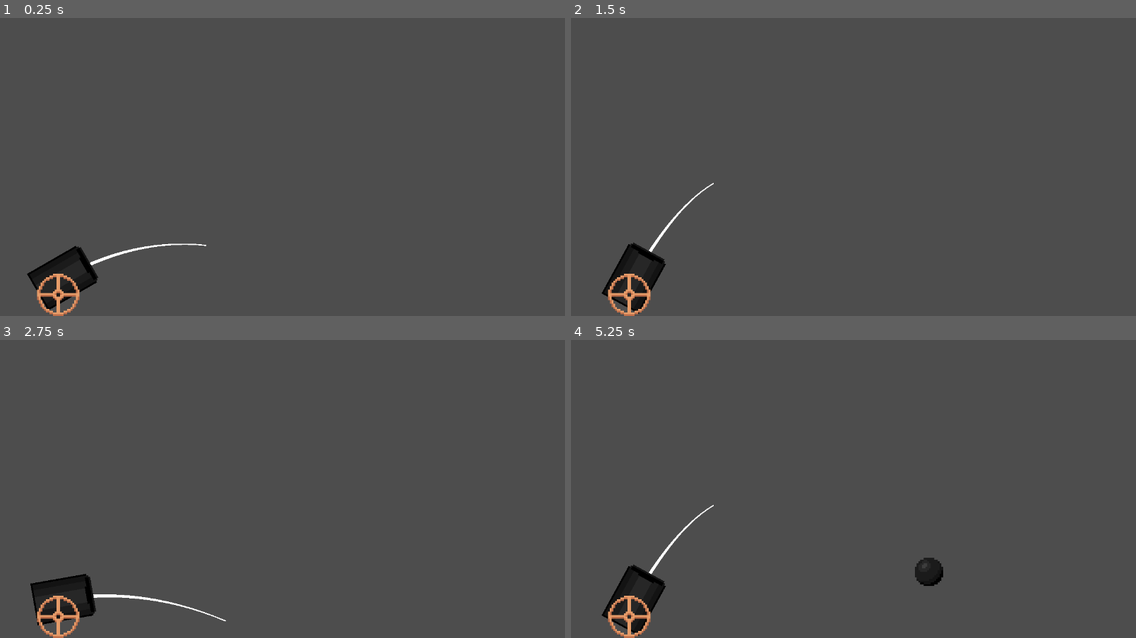
Above: before the commit, frames 1-4 (two rows, left to right).
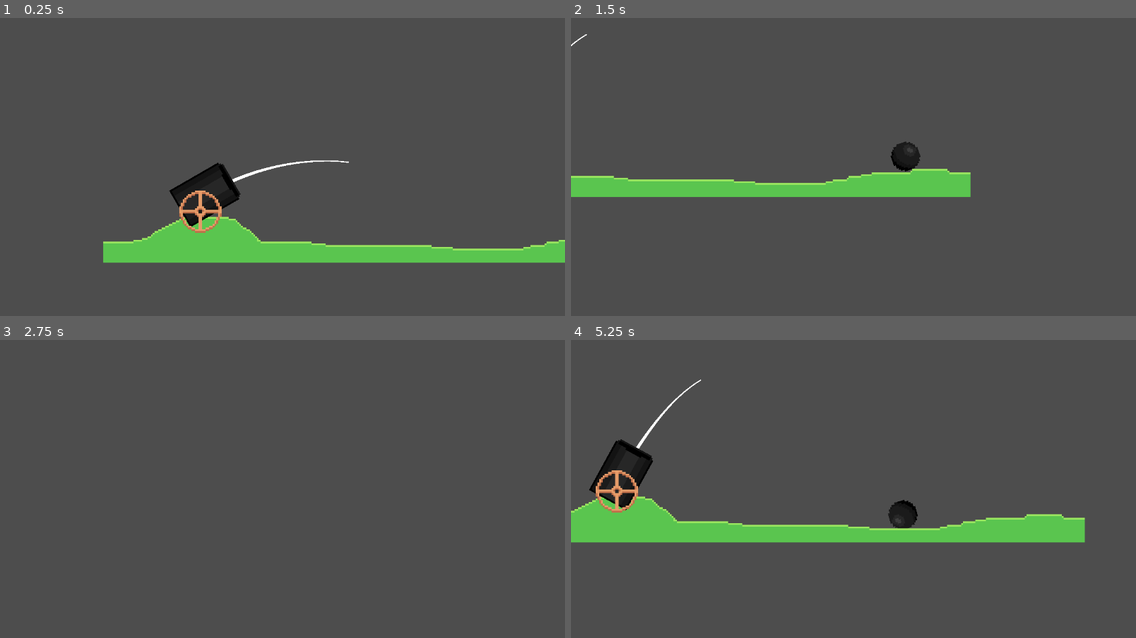
Above: after the commit, the same moments.

Repository: SpicyTime/Newtons-Shot
Game: Godot game, scene res://Main/main.tscn
Two runs of this game, one before a commit and one after it. Both use one fixed random seed, a clock stepped at 60 frames per second and the inputs below.
Inputs:
- Up to frame 1 (0.25 s): no input
- Up to frame 2 (1.5 s): hold D (rotate_right) 0.53-1.28 s; tap Space (shoot) at 0.6, 1.35 s; hold A (rotate_left) from 1.28 s (still down)
- Up to frame 3 (2.75 s): release A (rotate_left) at 2.03 s; hold D (rotate_right) from 2.03 s (still down); tap Space (shoot) at 2.1 s
- Up to frame 4 (5.25 s): tap Space (shoot) every 0.75 s from 2.85 to 5.1 s; tap Enter at 3.5 s; release D (rotate_right) at 3.53 s; hold A (rotate_left) from 3.53 s (still down); tap R (reload, bound only after the commit) at 4.15 s

The runs differ from the first frame. In frame 1, 9.9% of the frame differs, in the area x 4-100%, y 47-100%; in frame 2, 6.8%; in frame 3, 1.8%; in frame 4, 11%, in the area x 0-91%, y 13-100%.

Commit message:
Gave the subpixel camera the ability to move and follow nodes and set up some basic terrain

Diff:
--- a/Game/Autoloads/signal_bus.gd
+++ b/Game/Autoloads/signal_bus.gd
@@ -1,3 +1,5 @@
 extends Node
+# Game
+signal game_reset
 # Cannon
 signal cannon_fired(rotation, force)
--- a/Game/Cannon/cannon.gd
+++ b/Game/Cannon/cannon.gd
@@ -21,11 +21,10 @@
 
 
 func _handle_input() -> void:
+
 	rotating_left = Input.is_action_pressed("rotate_left")
 	rotating_right = Input.is_action_pressed("rotate_right")
 	shot = Input.is_action_just_pressed("shoot")
-	if Input.is_key_pressed(KEY_R):
-		get_tree().reload_current_scene()
 
 
 func _rotate_cannon(delta: float) -> void:
--- /dev/null
+++ b/Game/game.gd
@@ -0,0 +1,14 @@
+extends Node2D
+
+func _ready() -> void:
+	var subpixel_camera: SubpixelCamera = find_child("SubpixelCamera")
+	var player: RigidBody2D = find_child("Player")
+	subpixel_camera.follow_node(player)
+
+
+func _process(delta: float) -> void:
+	if Input.is_action_just_pressed("reload"):
+		SignalBus.game_reset.emit()
+		for child in get_children(true):
+			if child.has_method("reset"):
+				child.reset()
--- a/Game/game.tscn
+++ b/Game/game.tscn
@@ -1,27 +1,33 @@
-[gd_scene load_steps=8 format=3 uid="uid://ccq6vwwjgxhu1"]
+[gd_scene load_steps=10 format=3 uid="uid://ccq6vwwjgxhu1"]
 
 [ext_resource type="Texture2D" uid="uid://b5imera2n8p7t" path="res://Game/Cannon/Cannon.png" id="1_1r4le"]
 [ext_resource type="Script" uid="uid://cqmb26ea2xdvj" path="res://Game/Cannon/cannon.gd" id="1_7raqb"]
+[ext_resource type="Script" uid="uid://clqkvk6q6fppx" path="res://Game/game.gd" id="1_buohc"]
 [ext_resource type="PackedScene" uid="uid://dbgk0ks74rlnx" path="res://Game/subpixel_camera.tscn" id="1_qmv3x"]
 [ext_resource type="Texture2D" uid="uid://ba1nur4ixrkb" path="res://Game/Cannon/Cannon-Wheel.png" id="2_7raqb"]
 [ext_resource type="PackedScene" uid="uid://c7osr3mdl1g5f" path="res://Player/player.tscn" id="4_jcm6v"]
 [ext_resource type="PackedScene" uid="uid://bngdqqkq0tpl5" path="res://Game/Cannon/trajectory_line.tscn" id="5_fwxkx"]
+[ext_resource type="PackedScene" uid="uid://gotgmedflc2f" path="res://Terrain System/terrain.tscn" id="7_oomkl"]
 
 [sub_resource type="Curve" id="Curve_fwxkx"]
 _data = [Vector2(0, 1), 0.0, 0.0, 0, 0, Vector2(1, 0.315175), 0.0, 0.0, 0, 0]
 point_count = 2
 
 [node name="Game" type="Node2D"]
+script = ExtResource("1_buohc")
 
 [node name="SubpixelCamera" parent="." instance=ExtResource("1_qmv3x")]
 smoothing_enabled = true
 
 [node name="Player" parent="." instance=ExtResource("4_jcm6v")]
-position = Vector2(-118, 64)
+position = Vector2(-97, 50)
 gravity_scale = 1.0
 
+[node name="Terrain" parent="." instance=ExtResource("7_oomkl")]
+position = Vector2(0, 74)
+
 [node name="Cannon" type="Node2D" parent="."]
-position = Vector2(-124, 68)
+position = Vector2(-102, 51)
 script = ExtResource("1_7raqb")
 shot_force = 400
 max_points = 15
--- a/Game/subpixel_camera.gd
+++ b/Game/subpixel_camera.gd
@@ -4,8 +4,11 @@
 @export var snap_to_pixels: bool = true
 @export var smoothing_enabled: bool = false
 @export var smoothing_speed: float = 5.0
+var cancel_follow: bool = false
+var original_position: Vector2 = Vector2.ZERO
 
 func _ready() -> void:
+	original_position = global_position
 	position_smoothing_enabled = smoothing_enabled
 	if position_smoothing_enabled:
 		position_smoothing_speed = smoothing_speed
@@ -13,23 +16,52 @@
 	#move_to(Vector2(100, 100), 10.0)
 	#lerp_to(Vector2(100, 100), 0.01)
 
+
 func _process(delta: float) -> void:
 	if snap_to_pixels:
 		var snapped: Vector2 = (global_position * pixels_per_unit).round()
 		global_position = snapped
 
 
-# Asynchornously linearly moves the subpixel camera to the target position at a desired speed
-func move_to(target_position: Vector2 = Vector2.ZERO, camera_speed: float = 10.0) -> void:
-	while target_position.distance_to(global_position) > 1:
-		print(target_position.distance_to(global_position))
-		global_position += global_position.direction_to(target_position) * camera_speed
+func follow_node(node: Node2D, offset: Vector2 = Vector2.ZERO, should_lerp: bool = false) -> void:
+	var position_reached: bool = false
+	while not cancel_follow:
+		var target_position: Vector2 = node.global_position + offset
+		# If the position has not been reached we move the camera, either learping or not
+		if not position_reached:
+			if not should_lerp:
+				move_to(target_position)
+			else:
+				lerp_to(target_position)
+		# Checks if the target position has been reached and sets the boolean accordingly
+		if global_position == target_position:
+			position_reached = true
+		else:
+			position_reached = false
 
 		await get_tree().process_frame
-	global_position = target_position
+# Asynchornously linearly moves the subpixel camera to the target position at a desired speed
+func move_to(target_position: Vector2 = Vector2.ZERO, camera_speed: float = 10.0, asynchornously: bool = false) -> void:
+	if asynchornously:
+		while target_position.distance_to(global_position) > 1:
+			print(target_position.distance_to(global_position))
+			global_position += global_position.direction_to(target_position) * camera_speed
 
+			await get_tree().process_frame
+		global_position = target_position
+	else:
+		if target_position.distance_to(global_position) > 5:
+			global_position += global_position.direction_to(target_position) * camera_speed
+		else:
+			global_position = target_position
 
-func lerp_to(target_position: Vector2 = Vector2.ZERO, lerp_weight: float = 0.5) -> void:
-	while target_position.distance_to(global_position) > 1:
-		global_position = global_position.lerp(target_position, lerp_weight)
-		await get_tree().process_frame
+func lerp_to(target_position: Vector2 = Vector2.ZERO, lerp_weight: float = 0.01, asynchornously: bool = false) -> void:
+	if asynchornously:
+		while target_position.distance_to(global_position) > 1:
+			global_position = global_position.lerp(target_position, lerp_weight)
+			await get_tree().process_frame
+	else:
+		pass
+
+func reset() -> void:
+	global_position = original_position
--- a/Player/player.gd
+++ b/Player/player.gd
@@ -1,7 +1,9 @@
 extends RigidBody2D
 var is_in_cannon: bool = true
+var original_position: Vector2 = Vector2.ZERO
 
 func _ready() -> void:
+	original_position = global_position
 	SignalBus.cannon_fired.connect(_on_cannon_fired)
 
 
@@ -9,9 +11,14 @@
 	if is_in_cannon:
 		freeze = false
 		linear_velocity = direction * force
+		is_in_cannon = false
 
-
+func reset() -> void:
+	position = original_position
+	global_position = original_position
+	freeze = true
+	linear_velocity = Vector2.ZERO
+	is_in_cannon = true
 func _on_cannon_fired(cannon_rotation: float, force: float) -> void:
 	var shot_direction = Vector2(cos(cannon_rotation), sin(cannon_rotation) )
-	print(shot_direction )
 	apply_cannon_force(shot_direction, force)
--- /dev/null
+++ b/Terrain System/Starting Piece/starting_terrain.tscn
@@ -0,0 +1,12 @@
+[gd_scene load_steps=3 format=3 uid="uid://qvop20hpx88n"]
+
+[ext_resource type="PackedScene" uid="uid://bregov0ink04c" path="res://Terrain System/base_terrain_piece.tscn" id="1_tqah3"]
+[ext_resource type="Texture2D" uid="uid://80eqjpgwwlp8" path="res://Terrain System/Starting Piece/StartingGroundPiece.png" id="2_st16e"]
+
+[node name="StartingTerrain" instance=ExtResource("1_tqah3")]
+
+[node name="Sprite2D" parent="." index="0"]
+texture = ExtResource("2_st16e")
+
+[node name="CollisionPolygon2D" type="CollisionPolygon2D" parent="." index="1"]
+polygon = PackedVector2Array(-115, -10, -115, -9, -117, -9, -117, -8, -119, -8, -119, -7, -121, -7, -121, -6, -123, -6, -123, -5, -125, -5, -125, -4, -127, -4, -127, -3, -129, -3, -129, -2, -131, -2, -131, -1, -132, -1, -132, 0, -133, 0, -133, 1, -135, 1, -135, 2, -138, 2, -138, 3, -143, 3, -143, 4, -160, 4, -160, 16, 160, 16, 160, 2, 148, 2, 148, 1, 147, 1, 147, 0, 127, 0, 127, 1, 126, 1, 126, 2, 104, 2, 104, 3, 98, 3, 98, 4, 91, 4, 91, 5, 90, 5, 90, 6, 82, 6, 82, 7, 78, 7, 78, 8, 38, 8, 38, 7, 26, 7, 26, 6, -34, 6, -34, 5, -42, 5, -42, 4, -71, 4, -71, 3, -72, 3, -72, 2, -73, 2, -73, 1, -74, 1, -74, 0, -75, 0, -75, -1, -76, -1, -76, -2, -77, -2, -77, -3, -79, -3, -79, -4, -81, -4, -81, -5, -82, -5, -82, -6, -83, -6, -83, -7, -84, -7, -84, -8, -85, -8, -85, -9, -89, -9, -89, -10)
--- /dev/null
+++ b/Terrain System/Terrain Pieces/t_1.tscn
@@ -0,0 +1,12 @@
+[gd_scene load_steps=3 format=3 uid="uid://die5xfxk6qwbs"]
+
+[ext_resource type="PackedScene" uid="uid://bregov0ink04c" path="res://Terrain System/base_terrain_piece.tscn" id="1_ol6mo"]
+[ext_resource type="Texture2D" uid="uid://csiw7ch6318xu" path="res://Terrain System/Textures/GroundPiece1.png" id="2_avcik"]
+
+[node name="T1" instance=ExtResource("1_ol6mo")]
+
+[node name="Sprite2D" parent="." index="0"]
+texture = ExtResource("2_avcik")
+
+[node name="CollisionPolygon2D" type="CollisionPolygon2D" parent="." index="1"]
+polygon = PackedVector2Array(59, -4, 59, -3, 54, -3, 54, -2, 45, -2, 45, -1, 42, -1, 42, 0, 37, 0, 37, 1, 32, 1, 32, 2, 27, 2, 27, 3, 26, 3, 26, 4, 5, 4, 5, 5, -2, 5, -2, 6, -14, 6, -14, 7, -20, 7, -20, 8, -55, 8, -55, 7, -60, 7, -60, 6, -86, 6, -86, 5, -96, 5, -96, 4, -118, 4, -118, 3, -125, 3, -125, 2, -160, 2, -160, 16, 160, 16, 160, 2, 136, 2, 136, 1, 127, 1, 127, 0, 118, 0, 118, -1, 112, -1, 112, -2, 108, -2, 108, -3, 94, -3, 94, -4)
--- /dev/null
+++ b/Terrain System/Terrain Pieces/t_2.tscn
@@ -0,0 +1,12 @@
+[gd_scene load_steps=3 format=3 uid="uid://dj61hr4nslhch"]
+
+[ext_resource type="PackedScene" uid="uid://bregov0ink04c" path="res://Terrain System/base_terrain_piece.tscn" id="1_y6yqd"]
+[ext_resource type="Texture2D" uid="uid://dvfu8mbtfwxuc" path="res://Terrain System/Textures/GroundPiece2.png" id="2_lqybi"]
+
+[node name="T2" instance=ExtResource("1_y6yqd")]
+
+[node name="Sprite2D" parent="." index="0"]
+texture = ExtResource("2_lqybi")
+
+[node name="CollisionPolygon2D" type="CollisionPolygon2D" parent="." index="1"]
+polygon = PackedVector2Array(-71, -4, -71, -3, -84, -3, -84, -2, -126, -2, -126, -1, -134, -1, -134, 0, -140, 0, -140, 1, -148, 1, -148, 2, -160, 2, -160, 16, 160, 16, 160, 2, 157, 2, 157, 3, 154, 3, 154, 4, 146, 4, 146, 5, 140, 5, 140, 6, 134, 6, 134, 7, 130, 7, 130, 8, 96, 8, 96, 7, 89, 7, 89, 6, 82, 6, 82, 5, 75, 5, 75, 4, 28, 4, 28, 3, 16, 3, 16, 2, 2, 2, 2, 1, -3, 1, -3, 0, -14, 0, -14, -1, -21, -1, -21, -2, -28, -2, -28, -3, -33, -3, -33, -4)
--- /dev/null
+++ b/Terrain System/base_terrain_piece.gd
@@ -0,0 +1,2 @@
+class_name TerrainPiece
+extends StaticBody2D
--- /dev/null
+++ b/Terrain System/base_terrain_piece.tscn
@@ -0,0 +1,8 @@
+[gd_scene load_steps=2 format=3 uid="uid://bregov0ink04c"]
+
+[ext_resource type="Script" uid="uid://bduyejh2k6jw6" path="res://Terrain System/base_terrain_piece.gd" id="1_5caaf"]
+
+[node name="BaseTerrainPiece" type="StaticBody2D"]
+script = ExtResource("1_5caaf")
+
+[node name="Sprite2D" type="Sprite2D" parent="."]
--- /dev/null
+++ b/Terrain System/terrain.gd
@@ -0,0 +1,6 @@
+extends Node2D
+@onready var terrain_piece_1: TerrainPiece = $TerrainPiece1
+@onready var terrain_piece_2: TerrainPiece = $TerrainPiece2
+
+func _ready() -> void:
+	terrain_piece_1.replace_by(preload("res://Terrain System/Starting Piece/starting_terrain.tscn").instantiate())
--- /dev/null
+++ b/Terrain System/terrain.tscn
@@ -0,0 +1,11 @@
+[gd_scene load_steps=3 format=3 uid="uid://gotgmedflc2f"]
+
+[ext_resource type="Script" uid="uid://bkkl56tp660jx" path="res://Terrain System/terrain.gd" id="1_vroio"]
+[ext_resource type="PackedScene" uid="uid://bregov0ink04c" path="res://Terrain System/base_terrain_piece.tscn" id="2_vroio"]
+
+[node name="Terrain" type="Node2D"]
+script = ExtResource("1_vroio")
+
+[node name="TerrainPiece1" parent="." instance=ExtResource("2_vroio")]
+
+[node name="TerrainPiece2" parent="." instance=ExtResource("2_vroio")]
--- a/project.godot
+++ b/project.godot
@@ -53,6 +53,11 @@
 "events": [Object(InputEventKey,"resource_local_to_scene":false,"resource_name":"","device":-1,"window_id":0,"alt_press …(191 unchanged characters)…
 ]
 }
+reload={
+"deadzone": 0.2,
+"events": [Object(InputEventKey,"resource_local_to_scene":false,"resource_name":"","device":-1,"window_id":0,"alt_pressed":false,"shift_pressed":false,"ctrl_pressed":false,"meta_pressed":false,"pressed":false,"keycode":0,"physical_keycode":82,"key_label":0,"unicode":114,"location":0,"echo":false,"script":null)
+]
+}
 
 [rendering]
 
Binary file added: Terrain System/Starting Piece/StartingGroundPiece.png
Not shown, added: Terrain System/Starting Piece/StartingGroundPiece.png.import
Binary file added: Terrain System/Textures/GroundPiece1.png
Not shown, added: Terrain System/Textures/GroundPiece1.png.import
Binary file added: Terrain System/Textures/GroundPiece2.png
Not shown, added: Terrain System/Textures/GroundPiece2.png.import
Binary file added: Terrain System/Textures/GroundPiece3.png
Not shown, added: Terrain System/Textures/GroundPiece3.png.import
Binary file added: Terrain System/Textures/GroundPiece4.png
Not shown, added: Terrain System/Textures/GroundPiece4.png.import
Binary file added: Terrain System/Textures/GroundPiece5.png
Not shown, added: Terrain System/Textures/GroundPiece5.png.import
